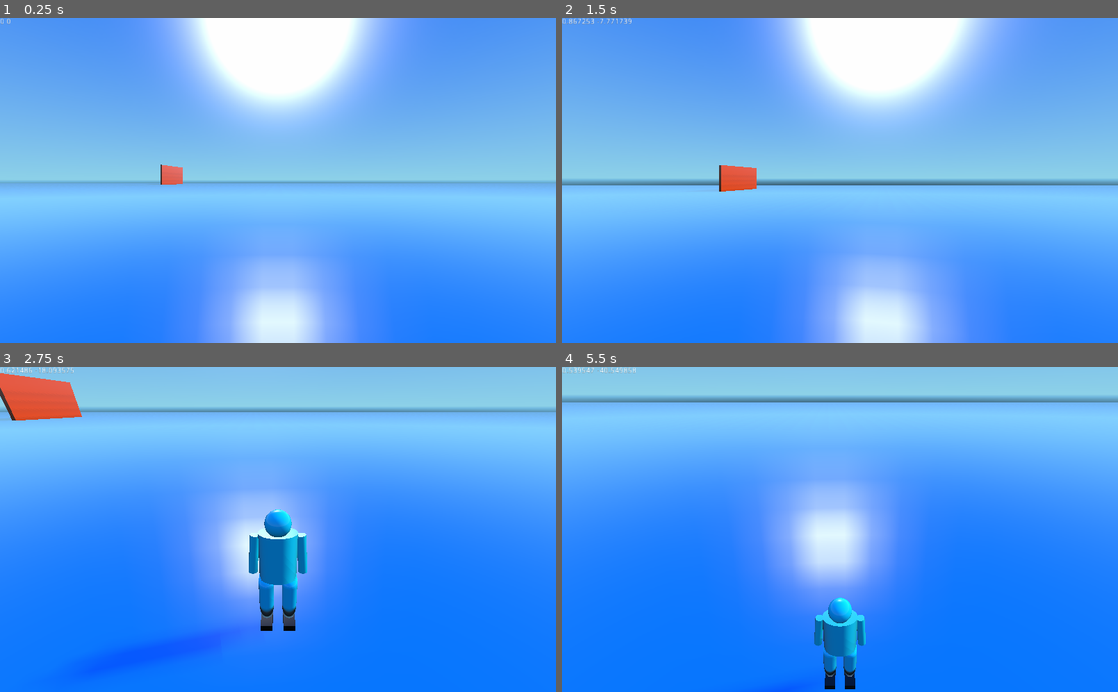
Above: before the commit, frames 1-4 (two rows, left to right).
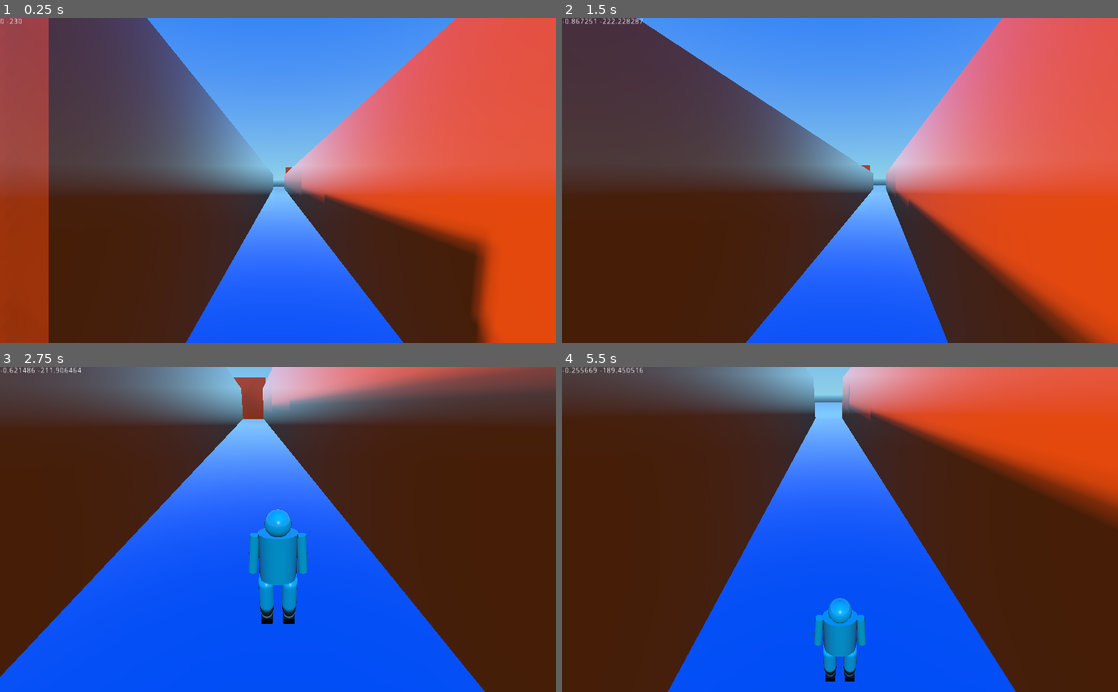
Above: after the commit, the same moments.

Repository: mrazeja7/mazes
Game: Godot game, scene res://hexa_maze.tscn
The game is run twice, just before and just after one commit, with the same random seed, the same clock (stepped at 60 frames per second) and the same inputs. The project has no main scene, so this scene is started directly.
Inputs (mouse positions are in pixels of both pictures, inside the frame that each line leads up to):
- Up to frame 1 (0.25 s): no input
- Up to frame 2 (1.5 s): tap Enter at 0.5 s; move the mouse to (867, 180) at 0.52 s; hold C 0.53-1.28 s; hold Up (ui_up) from 0.53 s (still down); tap Space at 0.77 s; move the mouse to (812, 180) at 1.27 s; tap F at 1.35 s
- Up to frame 3 (2.75 s): keep holding Up (ui_up); tap Space at 1.52 s; move the mouse to (289, 523) at 2.02 s; hold C from 2.03 s (still down)
- Up to frame 4 (5.5 s): keep holding Up (ui_up); move the mouse to (834, 536) at 2.77 s; release C at 2.78 s; tap F at 2.85, 4.35 s; tap Space at 3.02, 3.77, 4.52 s; move the mouse to (878, 532) at 3.52 s; hold C 3.53-4.28 s; move the mouse to (795, 526) at 4.27 s; move the mouse to (845, 529) at 5.02 s; hold C from 5.03 s (still down)

The runs differ from the first frame. In frame 1, 97% of the frame differs, in the area x 0-100%, y 0-100%; in frame 2, 94%; in frame 3, 96%; in frame 4, 98%.
Error in both runs: Invalid get index 'visible' (on base: 'null instance'). (res://scripts/player.gd:83)

Commit message:
add corridors

Diff:
--- a/hexa_maze.tscn
+++ b/hexa_maze.tscn
@@ -10,18 +10,91 @@
 
 [node name="floor" parent="." index="0" instance=ExtResource( 1 )]
 
-[node name="wall" parent="." index="1" instance=ExtResource( 2 )]
+[node name="walls" type="Spatial" parent="." index="1"]
 
-transform = Transform( -4.37114e-08, 0, 1, 0, 3, 0, -2.5, 0, -1.09278e-07, -34.9783, 2.5, -80 )
+[node name="wall" parent="walls" index="0" instance=ExtResource( 2 )]
+
+transform = Transform( 2.5, 0, 0, 0, 3, 0, 0, 0, 1, -13.2783, 2.5, -168.8 )
 script = ExtResource( 3 )
 _sections_unfolded = [ "Transform" ]
 
-[node name="player" parent="." index="2" instance=ExtResource( 4 )]
+[node name="corridors" type="Spatial" parent="." index="2"]
 
-transform = Transform( 1, 0, 0, 0, 1, 0, 0, 0, 1, 0, 2.06112, 0 )
+[node name="corridor" type="Spatial" parent="corridors" index="0"]
+
+editor/display_folded = true
+transform = Transform( 0, 0, -1, 0, 1.5, 0, 3, 0, -1.19209e-07, 1.73205, 3.2, -219.5 )
+_sections_unfolded = [ "Transform" ]
+
+[node name="wall2" parent="corridors/corridor" index="0" instance=ExtResource( 2 )]
+
+transform = Transform( 1, 0, 1.49012e-08, 0, 1, 0, 0, 0, 1, 0, 0, 0 )
+_sections_unfolded = [ "Transform", "Visibility" ]
+
+[node name="wall3" parent="corridors/corridor" index="1" instance=ExtResource( 2 )]
+
+transform = Transform( 1, 0, 1.49012e-08, 0, 1, 0, 0, 0, 1, 0, 0, 4 )
+_sections_unfolded = [ "Transform", "Visibility" ]
+
+[node name="corridor2" type="Spatial" parent="corridors" index="1"]
+
+editor/display_folded = true
+transform = Transform( 0, 0, -1, 0, 1.5, 0, 3, 0, -1.19209e-07, 1.73205, 3.2, -201.6 )
+_sections_unfolded = [ "Transform" ]
+
+[node name="wall2" parent="corridors/corridor2" index="0" instance=ExtResource( 2 )]
+
+transform = Transform( 1, 0, 1.49012e-08, 0, 1, 0, 0, 0, 1, 0, 0, 0 )
+_sections_unfolded = [ "Transform", "Visibility" ]
+
+[node name="wall3" parent="corridors/corridor2" index="1" instance=ExtResource( 2 )]
+
+transform = Transform( 1, 0, 1.49012e-08, 0, 1, 0, 0, 0, 1, 0, 0, 4 )
+_sections_unfolded = [ "Transform", "Visibility" ]
+
+[node name="corridor3" type="Spatial" parent="corridors" index="2"]
+
+editor/display_folded = true
+transform = Transform( 0, 0, -1, 0, 1.5, 0, 3, 0, -1.19209e-07, 1.73205, 3.2, -184.3 )
+_sections_unfolded = [ "Transform" ]
+
+[node name="wall2" parent="corridors/corridor3" index="0" instance=ExtResource( 2 )]
+
+transform = Transform( 1, 0, 1.49012e-08, 0, 1, 0, 0, 0, 1, 0, 0, 0 )
+_sections_unfolded = [ "Transform", "Visibility" ]
+
+[node name="wall3" parent="corridors/corridor3" index="1" instance=ExtResource( 2 )]
+
+transform = Transform( 1, 0, 1.49012e-08, 0, 1, 0, 0, 0, 1, 0, 0, 4 )
+_sections_unfolded = [ "Transform", "Visibility" ]
+
+[node name="corridor4" type="Spatial" parent="corridors" index="3"]
+
+editor/display_folded = true
+transform = Transform( 0, 0, -1, 0, 1.5, 0, 3, 0, -1.19209e-07, 1.73205, 3.2, -166.4 )
+_sections_unfolded = [ "Transform" ]
+
+[node name="wall2" parent="corridors/corridor4" index="0" instance=ExtResource( 2 )]
+
+transform = Transform( 1, 0, 1.49012e-08, 0, 1, 0, 0, 0, 1, 0, 0, 0 )
+_sections_unfolded = [ "Transform", "Visibility" ]
+
+[node name="wall3" parent="corridors/corridor4" index="1" instance=ExtResource( 2 )]
+
+transform = Transform( 1, 0, 1.49012e-08, 0, 1, 0, 0, 0, 1, 0, 0, 4 )
+_sections_unfolded = [ "Transform", "Visibility" ]
+
+[node name="player" parent="." index="3" instance=ExtResource( 4 )]
+
+editor/display_folded = true
+transform = Transform( 1, 0, 0, 0, 1, 0, 0, 0, 1, 0, 3.36112, -230 )
 script = ExtResource( 5 )
+_sections_unfolded = [ "Transform" ]
 
 [node name="yaw" type="Spatial" parent="player" index="7"]
+
+transform = Transform( -1, 0, -8.74228e-08, 0, 1, 0, 8.74228e-08, 0, -1, 0, 0, 0 )
+_sections_unfolded = [ "Transform" ]
 
 [node name="Camera" type="Camera" parent="player/yaw" index="0"]
 
@@ -64,7 +137,7 @@
 lines_skipped = 0
 max_lines_visible = -1
 
-[node name="DirectionalLight" type="DirectionalLight" parent="." index="3"]
+[node name="DirectionalLight" type="DirectionalLight" parent="." index="4"]
 
 transform = Transform( -0.142244, -0.573576, 0.806707, -0.0996005, 0.819152, 0.564863, -0.984808, 0, -0.173648, 0, 30, 0 )
 layers = 1
--- a/scripts/moving_wall.gd
+++ b/scripts/moving_wall.gd
@@ -1,6 +1,6 @@
 extends Spatial
 
-var move_by = Vector3(0, 0, 0.2)
+var move_by = Vector3(0.25, 0, 0)
 var direction_switch_interval = 2.0
 var since_direction_switch = 0
 var direction = 1
